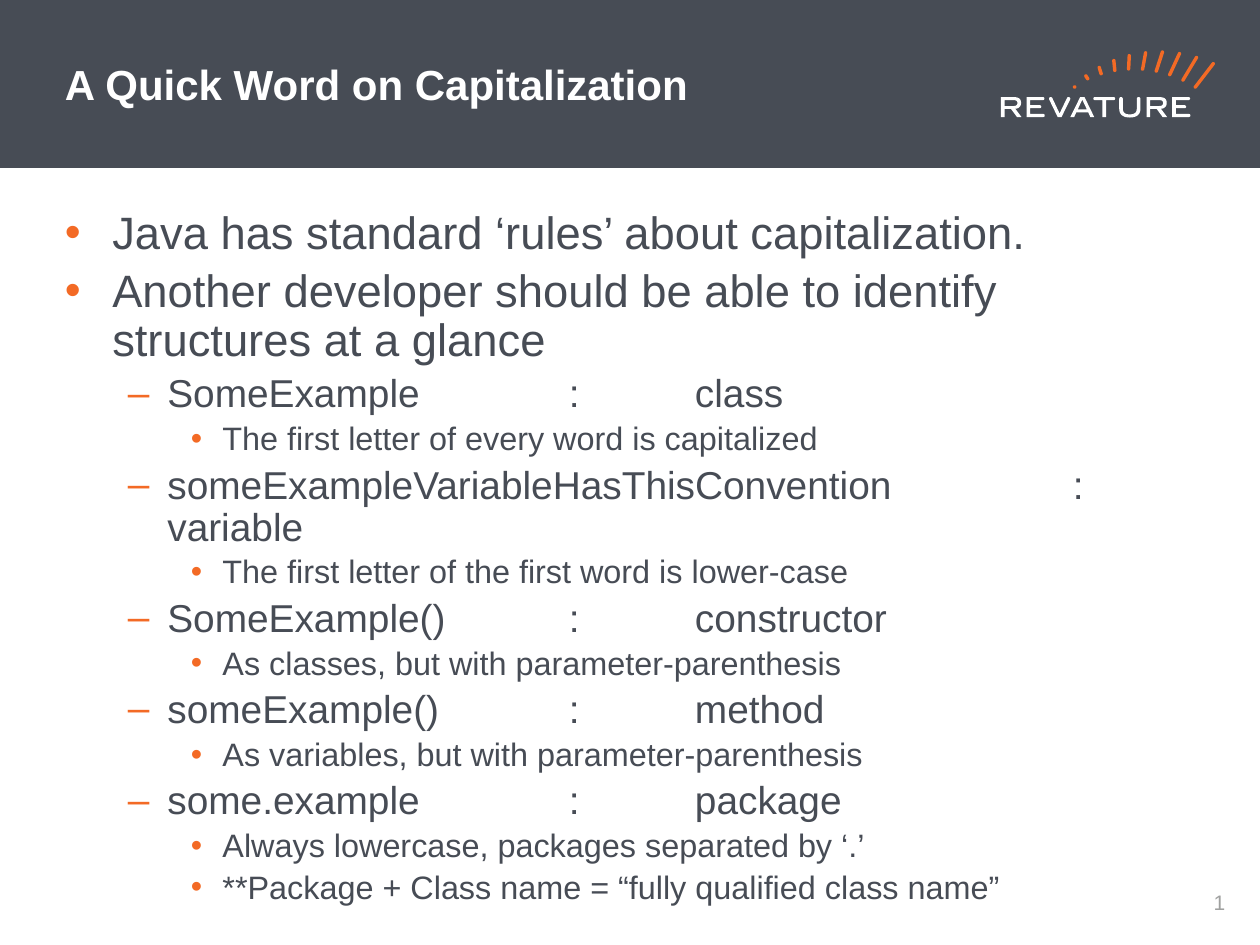
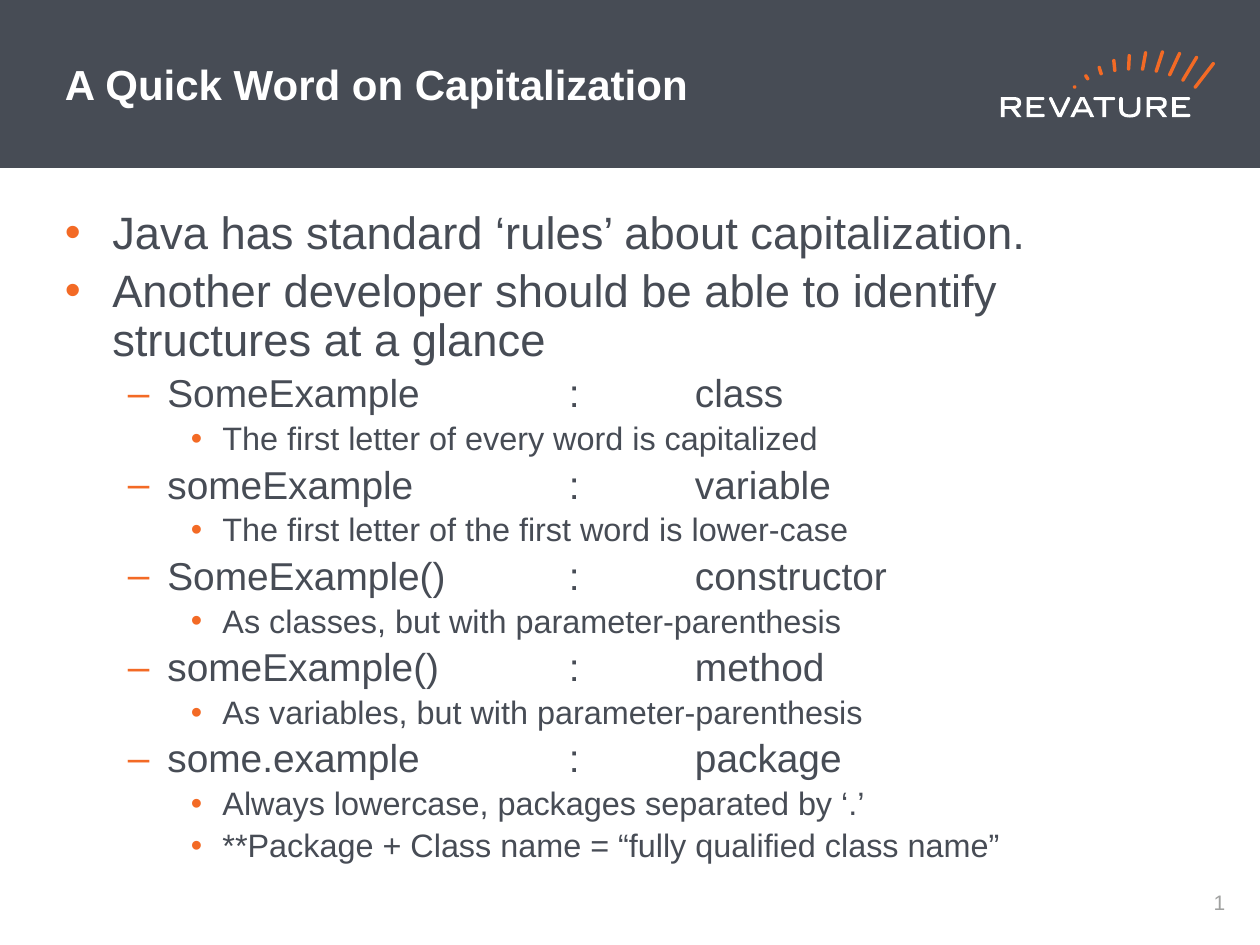
Before and after one commit to jhigherevature/ROCP-210412, a slide deck: slide 2 of powerpoints/Roc_Day05 - Collections_Exceptions.pptx. Drawn at 1260x945 pixels with LibreOffice and Linux fonts; fonts in the diff are those of the drawing. Boxes give left, top, right and bottom in pixels: in the first picture for what was removed or moved away, otherwise in the second. Text is boxed around its words. In the diff, an @@ line names an element or a change of style, - is before the commit and + after.

Commit message:
Updating Day 5 Powerpoint

```diff
--- a/powerpoints/Roc_Day05 - Collections_Exceptions.pptx
+++ b/powerpoints/Roc_Day05 - Collections_Exceptions.pptx
@@ text at [167,471,831,506]: text changed @@
-  – someExampleVariableHasThisConvention : variable
+  – someExample : variable
```
Also in this commit, not shown: 1 other slide changed.
